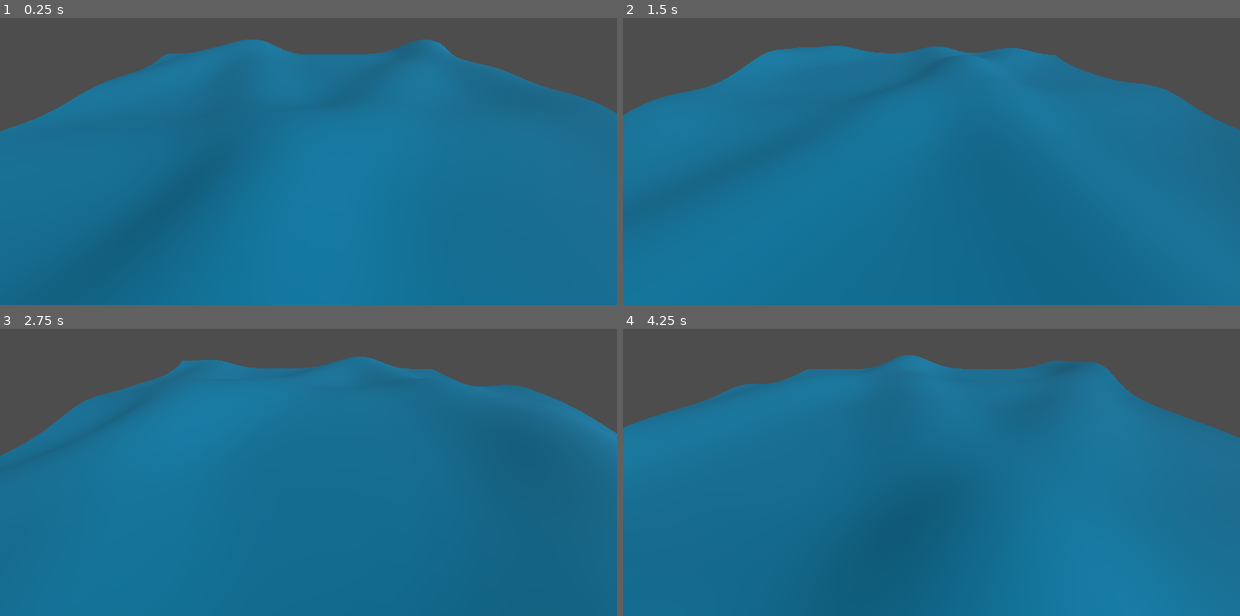
Above: before the commit, frames 1-4 (two rows, left to right).
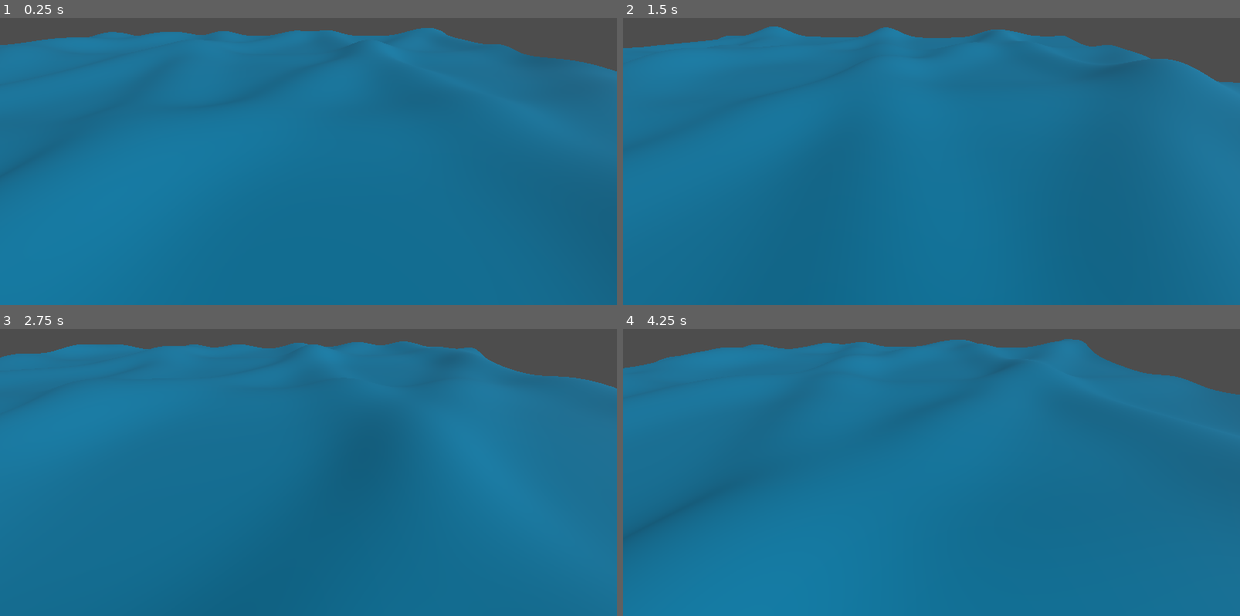
Above: after the commit, the same moments.

Repository: yagolasse/water-shader
Game: Godot game, scene res://world.tscn
The game is run twice, just before and just after one commit, with the same random seed, the same clock (stepped at 60 frames per second) and the same inputs. The project has no main scene, so this scene is started directly.
Inputs:
- Up to frame 1 (0.25 s): no input
- Up to frame 2 (1.5 s): no input
- Up to frame 3 (2.75 s): no input
- Up to frame 4 (4.25 s): no input

The runs differ from the first frame. In frame 1, 17% of the frame differs, in the area x 0-100%, y 3-100%; in frame 2, 9.9%; in frame 3, 16%; in frame 4, 20%.

Commit message:
Add wave function

Diff:
--- a/water.gdshader
+++ b/water.gdshader
@@ -29,37 +29,35 @@
 	return base_stepness / frequency * amplitude;
 }
 
+float wave(vec2 position, vec2 normalized_direction, float frequency, float time, float phase) {
+	return dot(normalized_direction, vec2(position.x, position.y)) * frequency + time * phase;
+}
+
 // Sine
-vec3 sine_wave_state(vec2 position, float time, float amplitude, float frequency, vec2 normalized_direction, float phase) {
-	float wave = dot(normalized_direction, vec2(position.x, position.y)) * frequency + time * phase;
+vec3 sine_wave_state(float amplitude, float wave) {
 	return vec3(0.0, amplitude * sin(wave), 0.0);
 }
 
-vec2 partial_derivative(vec2 position, float time, float frequency, vec2 normalized_direction, float amplitude, float phase) {
-	float wave = dot(normalized_direction, vec2(position.x, position.y)) * frequency + time * phase;
+vec2 partial_derivative(float frequency, vec2 normalized_direction, float amplitude, float wave) {
 	return frequency * normalized_direction * amplitude * cos(wave);
 }
 
 // Sharper Sine
-vec3 sharper_sine_wave_state(vec2 position, float time, float amplitude, float frequency, vec2 normalized_direction, float phase) {
-	float wave = dot(normalized_direction, vec2(position.x, position.y)) * frequency + time * phase;
+vec3 sharper_sine_wave_state(float amplitude, float wave) {
 	return vec3(0.0, 2.0 * amplitude * pow((sin(wave) + 1.0) / 2.0, exponent), 0.0);
 }
 
-vec2 sharper_sine_partial_derivative(vec2 position, float time, float frequency, vec2 normalized_direction, float amplitude, float phase) {
+vec2 sharper_sine_partial_derivative(float frequency, vec2 normalized_direction, float amplitude, float wave) {
 	vec2 partial = exponent * normalized_direction * frequency * amplitude;
-	float wave = dot(normalized_direction, vec2(position.x, position.y)) * frequency + time * phase;
 	float second_partial = pow((sin(wave) + 1.0) / 2.0, exponent - 1.0);
 	return frequency * normalized_direction * amplitude * second_partial * cos(wave);
 }
 
 // Gerstner
-vec3 gerstner_wave_state(vec2 position, float time, float frequency, vec2 normalized_direction, float amplitude, float phase, float steepness) {
-	float wave = dot(normalized_direction, vec2(position.x, position.y)) * frequency + time * phase;
-	float x = steepness * amplitude * normalized_direction.x * cos(wave);
-	float y = steepness * amplitude * normalized_direction.y * cos(wave);
+vec3 gerstner_wave_state(vec2 normalized_direction, float amplitude, float steepness, float wave) {
+	vec2 position = steepness * amplitude * normalized_direction * cos(wave);
 	float displacement = amplitude * sin(wave);
-	return vec3(x, displacement, y);
+	return vec3(position.x, displacement, position.y);
 }
 
 void fragment() {
@@ -83,18 +81,20 @@
 		vec3 wave_state = vec3(0.0);
 		vec2 derivative = vec2(0.0);
 
+		float wave = wave(position, normalized_direction, frequency, time, phase);
+
 		switch(wave_type) {
 			case WAVE_TYPE_SINE:
-				wave_state = sine_wave_state(position, time, amplitudes[i], frequency, normalized_direction, phase);
-				derivative = partial_derivative(position, time, frequency, normalized_direction, amplitudes[i], phase);
+				wave_state = sine_wave_state(amplitudes[i], wave);
+				derivative = partial_derivative(frequency, normalized_direction, amplitudes[i], wave);
 				break;
 			case WAVE_TYPE_SHARPER_SINE:
-				wave_state = sharper_sine_wave_state(position, time, amplitudes[i], frequency, normalized_direction, phase);
-				derivative = sharper_sine_partial_derivative(position, time, frequency, normalized_direction, amplitudes[i], phase);
+				wave_state = sharper_sine_wave_state(amplitudes[i], wave);
+				derivative = sharper_sine_partial_derivative(frequency, normalized_direction, amplitudes[i], wave);
 				break;
 			case WAVE_TYPE_GERSTNER:
-				float stepness = steepness(steepnesses[i], frequency, amplitudes[i]);
-				wave_state = gerstner_wave_state(position, time, frequency, normalized_direction, amplitudes[i], phase, stepness);
+				float steepness = steepness(steepnesses[i], frequency, amplitudes[i]);
+				wave_state = gerstner_wave_state(normalized_direction, amplitudes[i], steepness, wave);
 				break;
 		}
 		vertex_accumulator += wave_state;
--- a/world.tscn
+++ b/world.tscn
@@ -15,14 +15,14 @@
 shader_parameter/wind_directions = PackedInt32Array(35, 170, 85, -79)
 
 [sub_resource type="PlaneMesh" id="PlaneMesh_lqahc"]
-size = Vector2(50, 50)
+size = Vector2(100, 100)
 subdivide_width = 1000
 subdivide_depth = 1000
 
 [node name="World" type="Node3D"]
 
 [node name="Camera3D" type="Camera3D" parent="."]
-transform = Transform3D(1, 0, 0, 0, 0.862858, 0.505447, 0, -0.505447, 0.862858, 0, 10.2334, 22.0296)
+transform = Transform3D(1, 0, 0, 0, 0.862858, 0.505447, 0, -0.505447, 0.862858, 10.6353, 10.2334, 22.0296)
 
 [node name="Water" type="MeshInstance3D" parent="."]
 material_override = SubResource("ShaderMaterial_7gokt")
